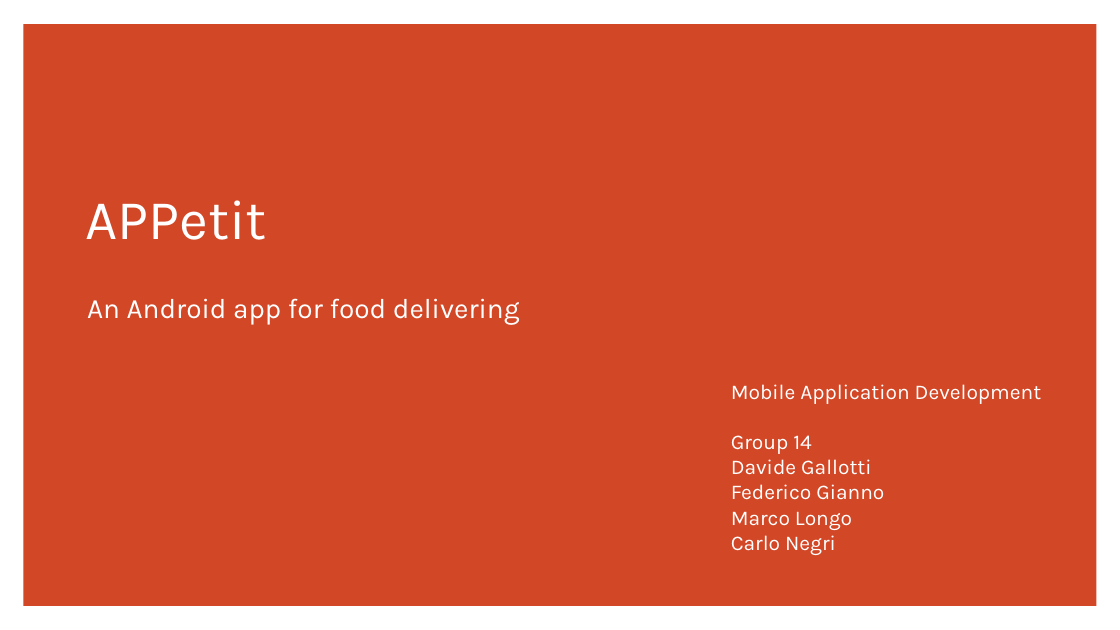
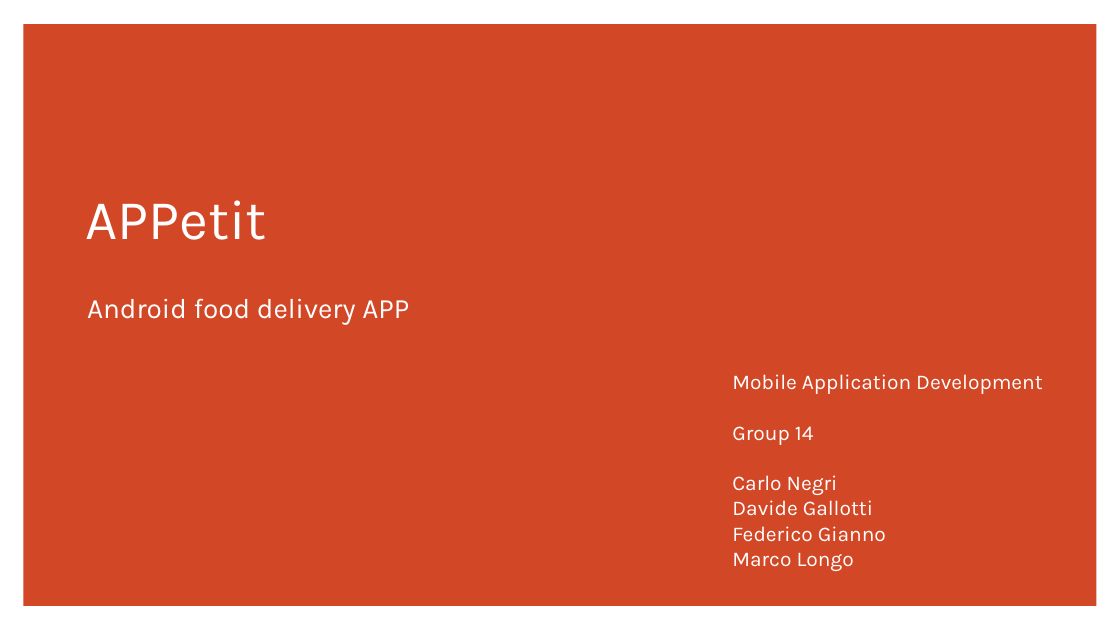
Before and after one commit to androidmaycry/APPetit, a slide deck: slide 1 of APPetit Presentation.pptx. Drawn at 1120x630 pixels with LibreOffice and Linux fonts; fonts in the diff are those of the drawing. Boxes give left, top, right and bottom in pixels: in the first picture for what was removed or moved away, otherwise in the second. Text is boxed around its words. In the diff, an @@ line names an element or a change of style, - is before the commit and + after.

```diff
--- a/APPetit Presentation.pptx
+++ b/APPetit Presentation.pptx
@@ subtitle at (87, 298, 409, 325): text changed @@
-An Android app for food delivering
+Android food delivery APP
@@ text "Mobile Application Development": place and size @@
-text "Mobile Application Development" at (731, 384, 1042, 555)
+text "Mobile Application Development" at (732, 374, 1043, 571)
@@ text at (732, 475, 838, 495): paragraph added @@
+Carlo Negri
@@ text at (731, 535, 836, 555): paragraph removed @@
-Carlo Negri
```
Also in this commit, not shown: 8 other slides changed.
